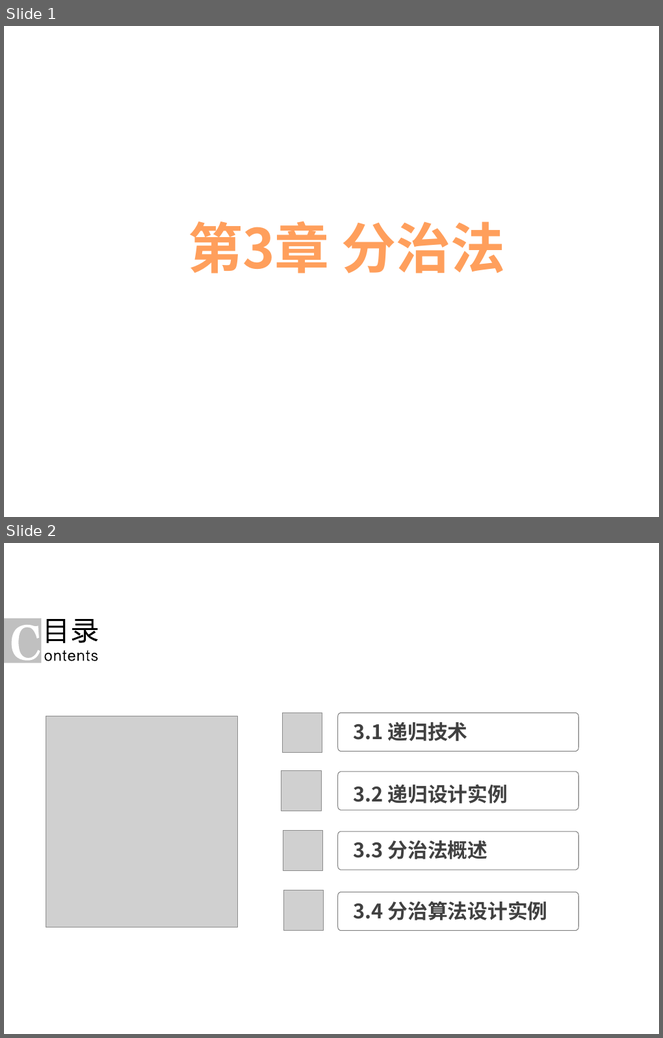
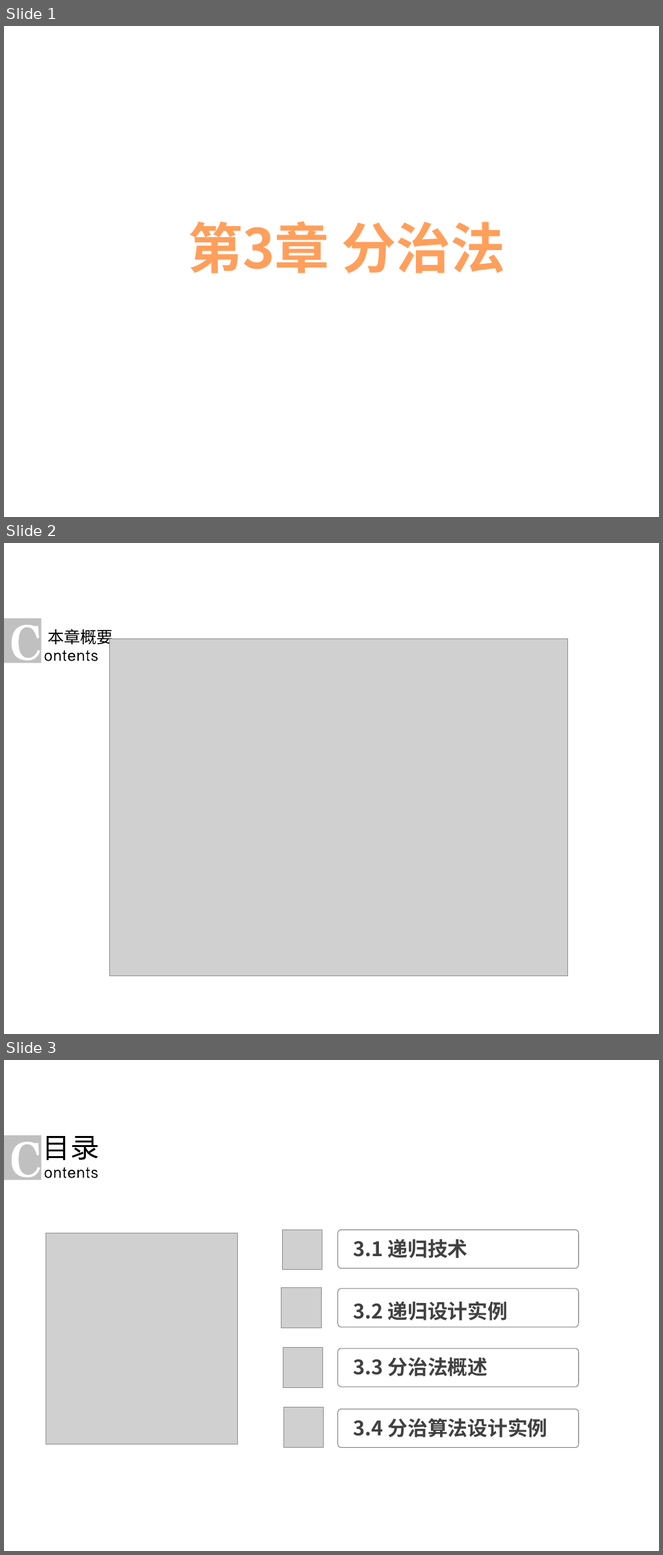
Before and after one commit to liutongling/DP, a slide deck: file/第3章 分治法计1.pptx. Shown one above the other, each under a label of ours: slides 1 and 2 before the commit, slides 1, 2 and 3 after it. The pictures are 663x1038 and 663x1555 pixels, drawn with LibreOffice and Linux fonts; fonts in the diff are those of the drawing; grey boxes stand for pictures; background and template pictures are left out. Boxes give left, top, right and bottom in pixels: in the first picture for what was removed or moved away, otherwise in the second. Text is boxed around its words. In the diff, an @@ line names an element or a change of style, - is before the commit and + after.

```diff
--- a/file/第3章 分治法计1.pptx
+++ b/file/第3章 分治法计1.pptx
@@ slide 2 added at <box>4,543,659,1034</box>, background #FFFFFF @@
@@ rectangle added at <box>4,618,41,663</box>, fill #C0C0C0 @@
@@ freeform shape added at <box>12,625,40,661</box>, fill #FFFFFF @@
@@ text added at <box>48,629,113,647</box>, 18 pt, text #000000 @@
+本章概要
@@ picture added at <box>109,639,568,976</box> @@
@@ freeform shape added at <box>44,650,98,661</box>, fill #000000 @@
@@ what was slide 2 is now slide 3 @@
```
Also in this commit, not shown: 1 other file.
